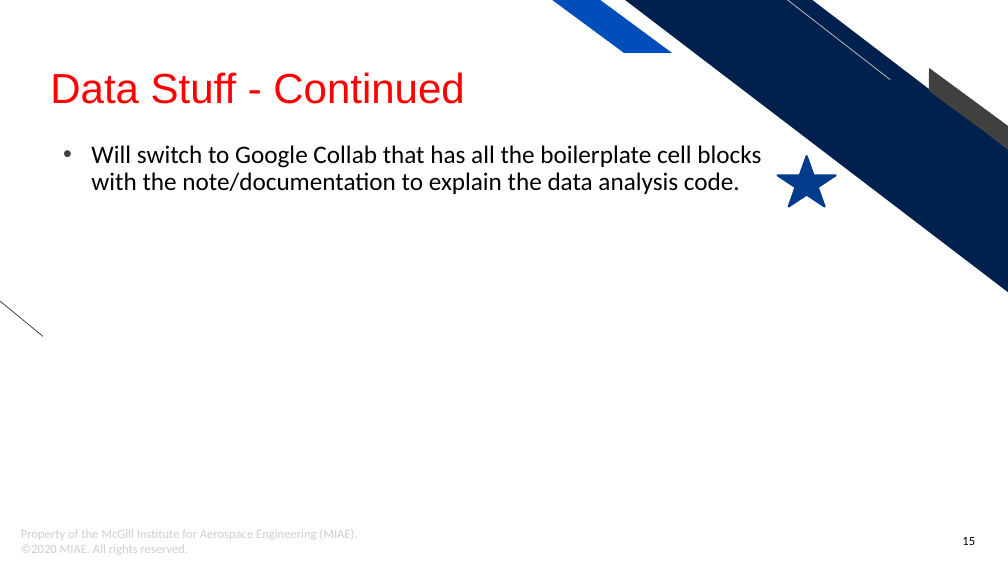
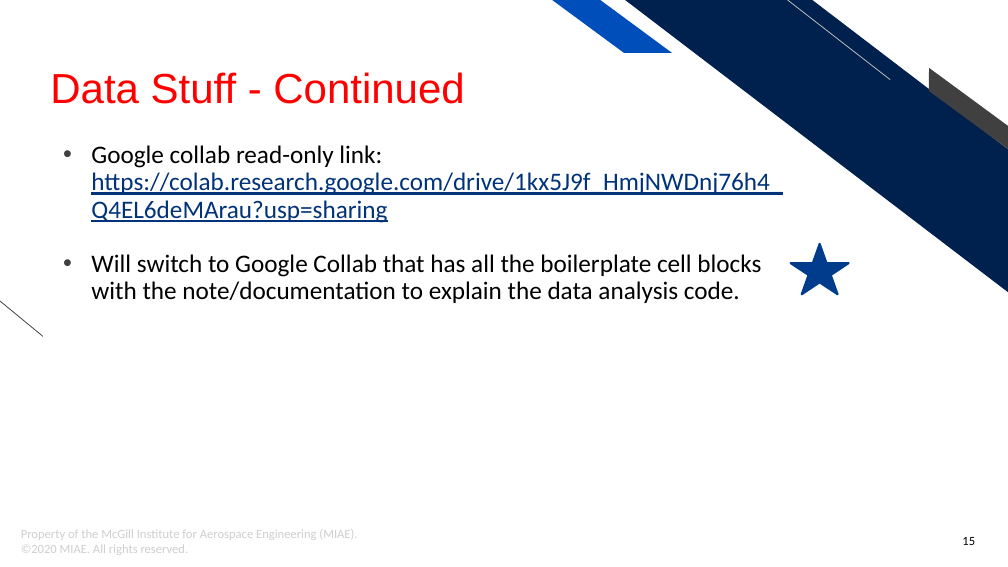
Before and after one commit to mowglu/MIAE-Python, a slide deck: slide 15 of Python Tutorial - MIAE.pptx. Drawn at 1008x567 pixels with LibreOffice and Linux fonts; fonts in the diff are those of the drawing; background and template pictures are left out. Boxes give left, top, right and bottom in pixels: in the first picture for what was removed or moved away, otherwise in the second. Text is boxed around its words. In the diff, an @@ line names an element or a change of style, - is before the commit and + after.

Commit message:
Project done. Only need to change powerpoint!

```diff
--- a/Python Tutorial - MIAE.pptx
+++ b/Python Tutorial - MIAE.pptx
@@ text at (91,145,782,223): paragraph added @@
+• Google collab read-only link: https://colab.research.google.com/drive/1kx5J9f_HmjNWDnj76h4_Q4EL6deMArau?usp=sharing
@@ star: place and size @@
-star at (778,156,836,206)
+star at (791,244,849,295)
```
Also in this commit, not shown: 8 other files.
